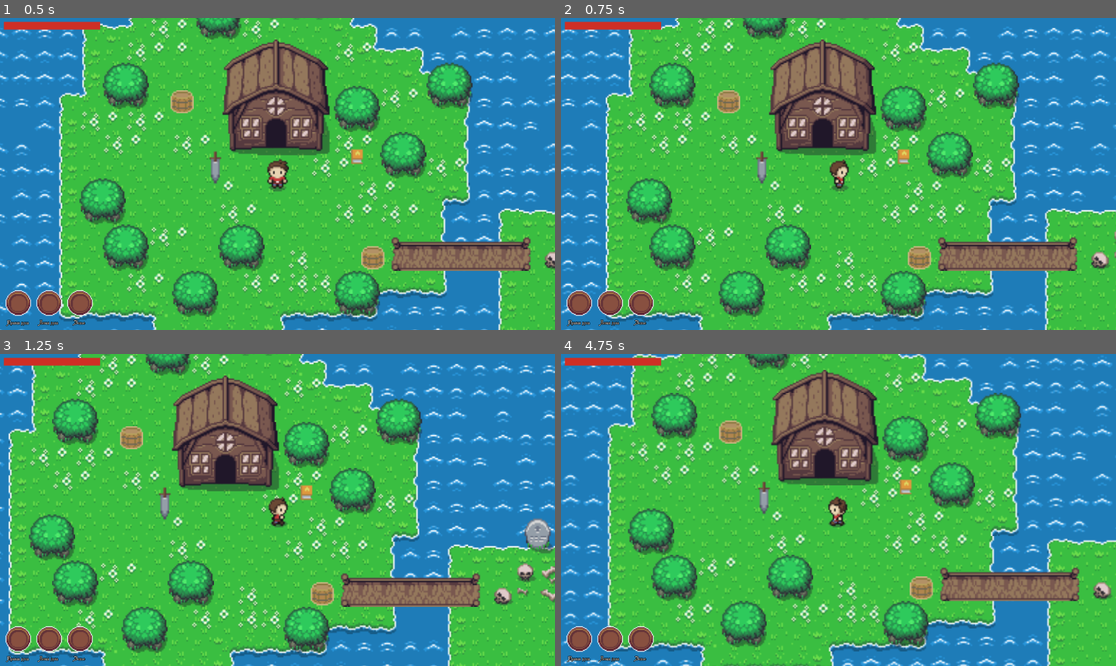
Above: before the commit, frames 1-4 (two rows, left to right).
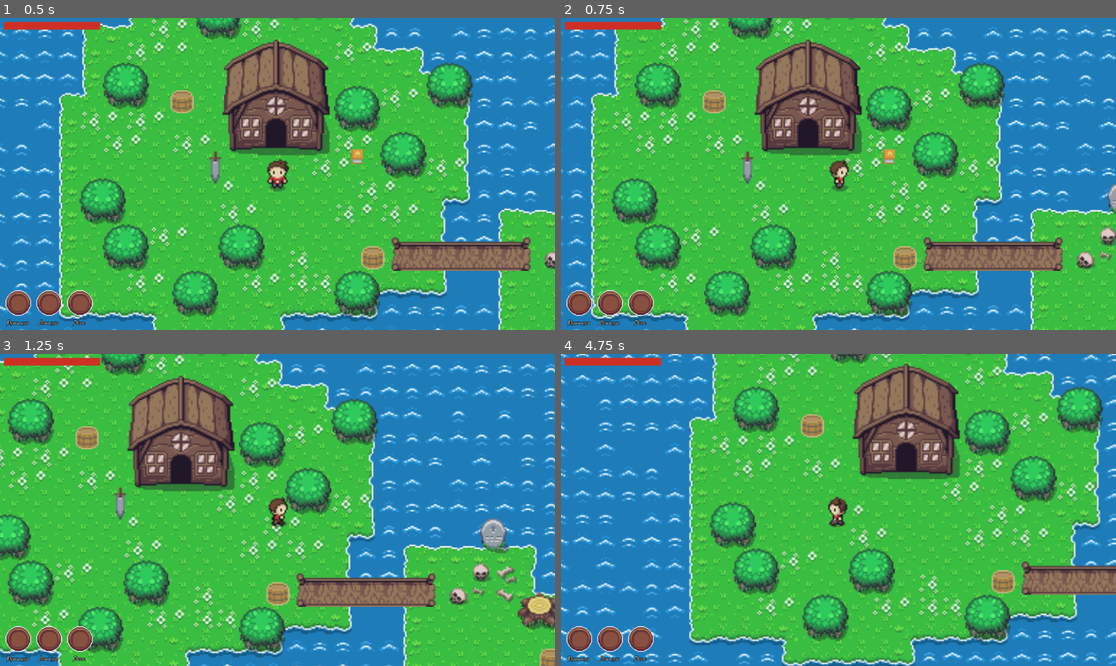
Above: after the commit, the same moments.

Repository: fbki-gamedev-trinity/zelda
Game: Godot game, scene res://scenes/main.tscn
The game is run twice, just before and just after one commit, with the same random seed, the same clock (stepped at 60 frames per second) and the same inputs.
Inputs:
- Up to frame 1 (0.5 s): no input
- Up to frame 2 (0.75 s): hold Right (right) from 0.53 s (still down)
- Up to frame 3 (1.25 s): keep holding Right (right)
- Up to frame 4 (4.75 s): release Right (right) at 1.28 s; hold Down (down) 1.28-2.03 s; hold Right (right) 2.03-2.78 s; hold Up (up) 2.78-3.53 s; hold Left (left) from 3.53 s (still down)

Frame 1 is identical in both runs. In frame 2, 38% of the frame differs, in the area x 0-100%, y 0-100%; in frame 3, 49%; in frame 4, 64%.

Commit message:
Block the passage through the destroyed object and the enemy

Diff:
--- a/scenes/player.tscn
+++ b/scenes/player.tscn
@@ -255,7 +255,7 @@
 }]
 
 [node name="Player" type="CharacterBody2D"]
-collision_mask = 70
+collision_mask = 102
 script = ExtResource("1_668uq")
 
 [node name="AnimatedSprite2D" type="AnimatedSprite2D" parent="."]
--- a/scripts/enemy.gd
+++ b/scripts/enemy.gd
@@ -13,10 +13,10 @@
 @onready var animated_sprite_2d: EnemyAnimatedSprite2D = $AnimatedSprite2D
 @onready var health_system: HealthSystem = $HealthSystem
 @onready var progress_bar: ProgressBar = $ProgressBar
-
 @onready var collision_shape_2d: CollisionShape2D = $CollisionShape2D
 @onready var area_collision_shape_2d: CollisionShape2D = $Area2D/CollisionShape2D
 @export var loot_stacks = 1
+@onready var player = $"../Player"
 
 const PICKUP_ITEM_SCENE = preload("res://scenes/pickup_item.tscn") # для моентки с врага
 
@@ -27,15 +27,15 @@
 	health_system.init(health)
 	progress_bar.max_value = health
 	progress_bar.value = health
-
 	if patrol_path.size() > 0:
 		position = patrol_path[0].position
-
 	health_system.died.connect(on_died)
 
 func _physics_process(delta: float) -> void:
 	if patrol_path.size() > 1:
 		move_along_path(delta)
+
+
 
 func apply_damage(damage: int):
 	health_system.apply_damage(damage)
@@ -58,10 +58,12 @@
 			current_patrol_target = (current_patrol_target + 1) % patrol_path.size()
 
 
+
 func on_died():
 	set_physics_process(false)
 	collision_shape_2d.set_deferred("disabled", true)
 	area_collision_shape_2d.set_deferred("disabled", true)
+
 	animated_sprite_2d.play("died")
 
 
--- a/scripts/player.gd
+++ b/scripts/player.gd
@@ -7,7 +7,6 @@
 @onready var health_system: HealthSystem = $HealthSystem
 @onready var on_screen_ui: OnScreenUI = $onScreenUI
 @onready var combat_system: CombatSystem = $CombatSystem
-
 @onready var camera: Camera2D = $Camera2D
 
 @export var health = 100
@@ -40,7 +39,9 @@
 		animated_sprite_2d.play_movement_animation(velocity)
 	else:
 		animated_sprite_2d.play_idle_animation()
-
+	var collision = move_and_collide(velocity * delta)
+	if collision:
+		velocity = velocity.bounce(collision.get_position())
 	move_and_slide()
 
 func _on_area_2d_area_entered(area: Area2D) -> void:
